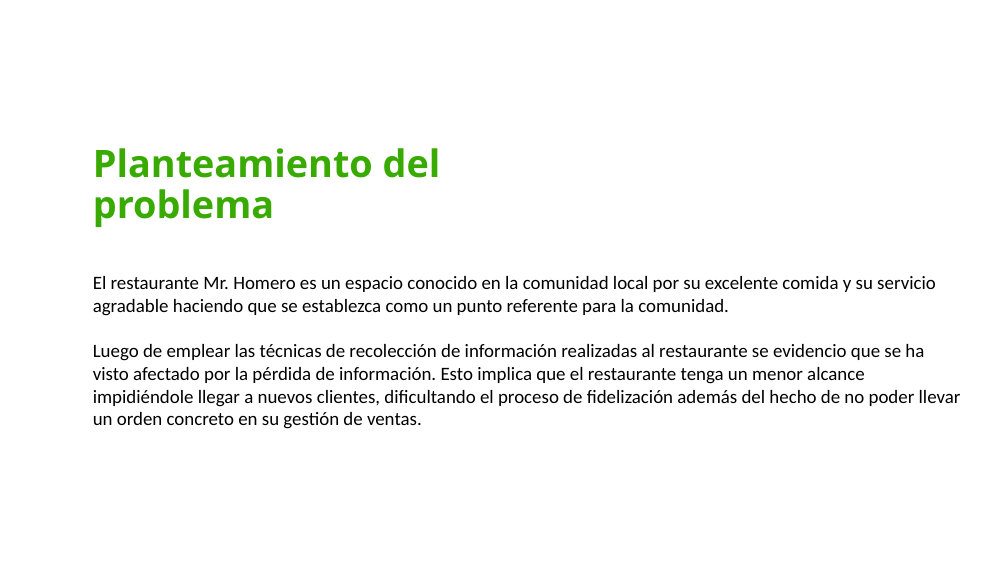
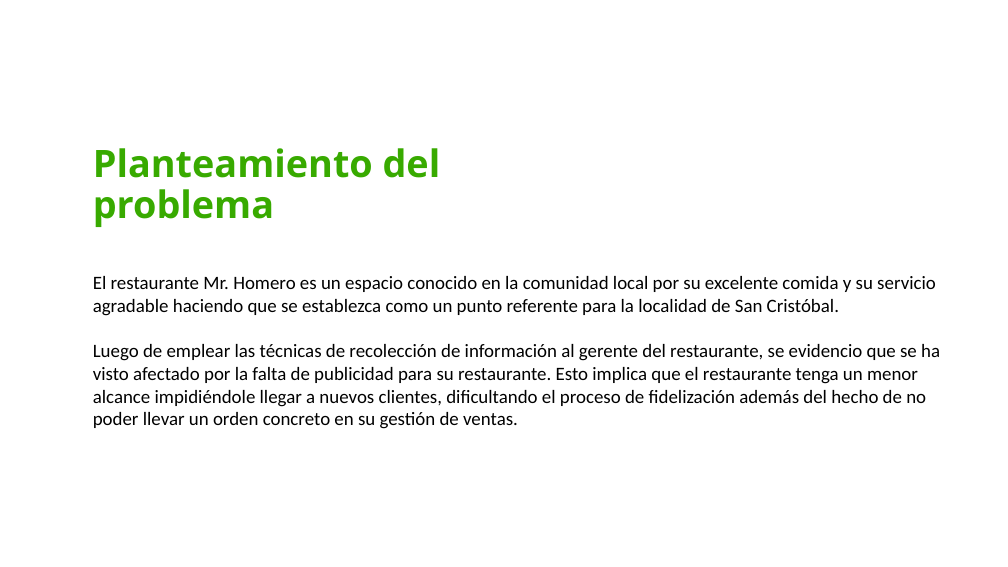
Before and after one commit to cmsrwood/mrhomero, a slide deck: slide 7 of entregables/Entregable #1.pptx. Drawn at 1008x567 pixels with LibreOffice and Linux fonts; fonts in the diff are those of the drawing; background and template pictures are left out. Boxes give left, top, right and bottom in pixels: in the first picture for what was removed or moved away, otherwise in the second. Text is boxed around its words. In the diff, an @@ line names an element or a change of style, - is before the commit and + after.

```diff
--- a/entregables/Entregable #1.pptx
+++ b/entregables/Entregable #1.pptx
@@ text at [93, 276, 940, 429]: text changed @@
-El restaurante Mr. Homero es un espacio conocido en la comunidad local por su excelente comida y su servicio agradable haciendo que se establezca como un punto referente para la comunidad.
-Luego de emplear las técnicas de recolección de información realizadas al restaurante se evidencio que se ha visto afectado por la pérdida de información. Esto implica que el restaurante tenga un menor alcance impidiéndole llegar a nuevos clientes, dificultando el proceso de fidelización además del hecho de no poder llevar un orden concreto en su gestión de ventas.
+El restaurante Mr. Homero es un espacio conocido en la comunidad local por su excelente comida y su servicio agradable haciendo que se establezca como un punto referente para la localidad de San Cristóbal.
+Luego de emplear las técnicas de recolección de información al gerente del restaurante, se evidencio que se ha visto afectado por la falta de publicidad para su restaurante. Esto implica que el restaurante tenga un menor alcance impidiéndole llegar a nuevos clientes, dificultando el proceso de fidelización además del hecho de no poder llevar un orden concreto en su gestión de ventas.
```
Also in this commit, not shown: 6 other slides changed, 22 slides added, 1 other file.
